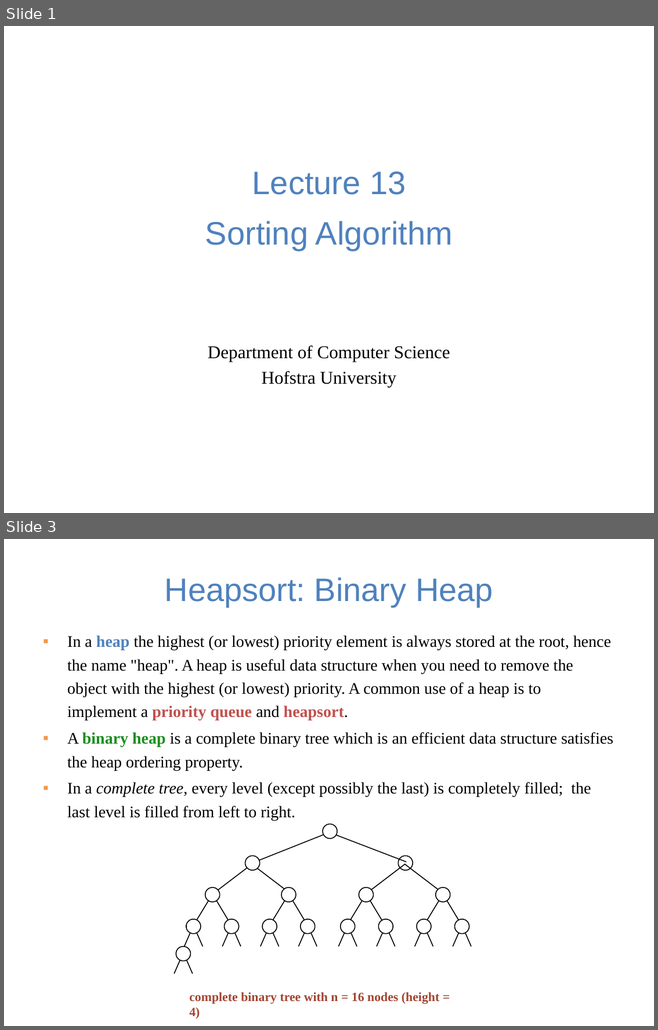
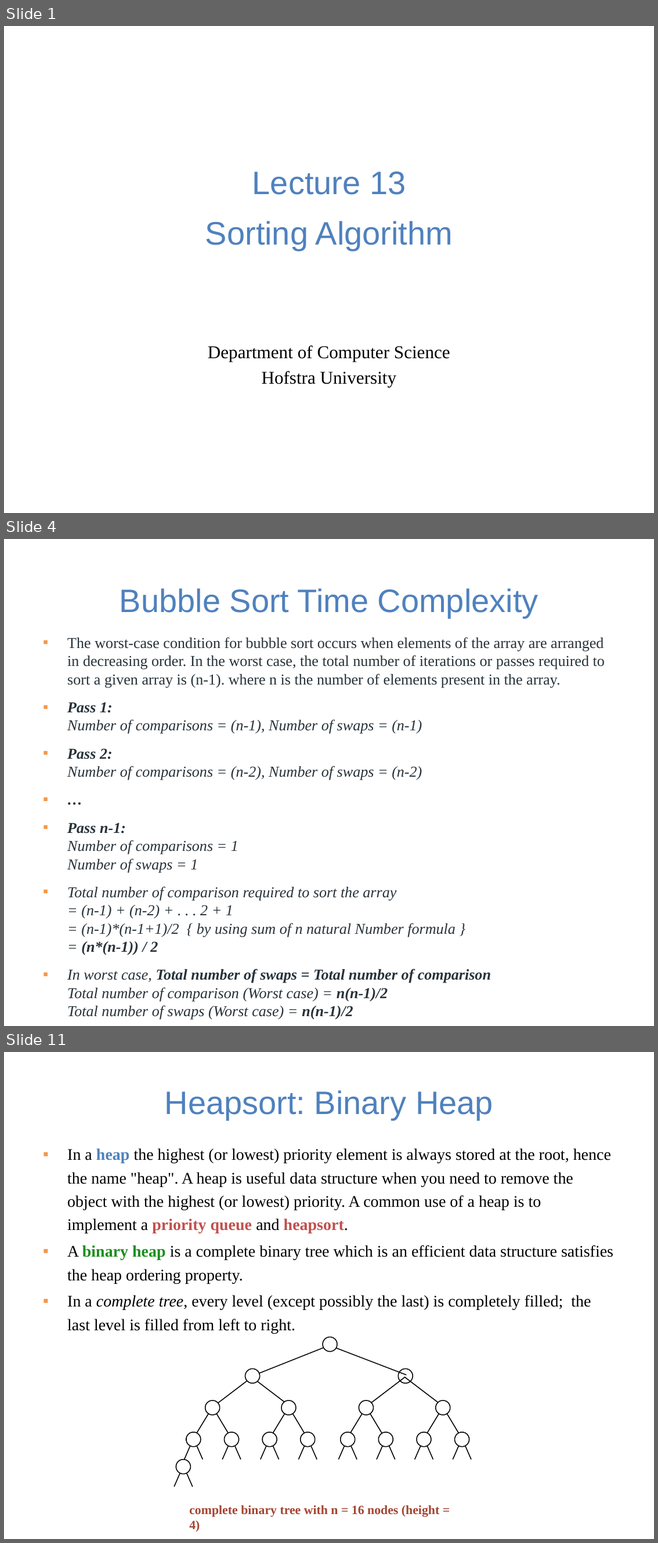
Before and after one commit to guhofstra/CSC111Fa25, a slide deck: PPTs/Lecture 13-sorting algorithms.pptx. Shown one above the other, each under a label of ours: slides 1 and 3 before the commit, slides 1, 4 and 11 after it; the slides between them are not shown. The pictures are 658x1030 and 658x1543 pixels, drawn with LibreOffice and Linux fonts; fonts in the diff are those of the drawing. Boxes give left, top, right and bottom in pixels: in the first picture for what was removed or moved away, otherwise in the second. Text is boxed around its words. In the diff, an @@ line names an element or a change of style, - is before the commit and + after.

```diff
--- a/PPTs/Lecture 13-sorting algorithms.pptx
+++ b/PPTs/Lecture 13-sorting algorithms.pptx
@@ slide 4 added at bbox=[4, 539, 654, 1026], background #FFFFFF @@
@@ title added at bbox=[119, 588, 538, 617], 36 pt, text #4F81BD @@
+Bubble Sort Time Complexity
@@ text added at bbox=[67, 637, 604, 1020], 16.8 pt, text #273239, italic @@
+▪ The worst-case condition for bubble sort occurs when elements of the array are arranged in decreasing order. In the worst case, the total number of iterations or passes required to sort a given array is (n-1). where n is the number of elements present in the array.
+▪ Pass 1:
+  Number of comparisons = (n-1), Number of swaps = (n-1)
+▪ Pass 2:
+  Number of comparisons = (n-2), Number of swaps = (n-2)
+▪ …
+▪ Pass n-1:
+  Number of comparisons = 1
+  Number of swaps = 1
+▪ Total number of comparison required to sort the array
+  = (n-1) + (n-2) + . . . 2 + 1
+  = (n-1)*(n-1+1)/2 { by using sum of n natural Number formula }
+  = (n*(n-1)) / 2
+▪ In worst case, Total number of swaps = Total number of comparison
+  Total number of comparison (Worst case) = n(n-1)/2
+  Total number of swaps (Worst case) = n(n-1)/2
+▪ So worst case time complexity is O(n2)
@@ what was slide 3 is now slide 11 @@
```
Also in this commit, not shown: 4 slides changed, 8 other slides added, 1 slide removed, 3 other files.
